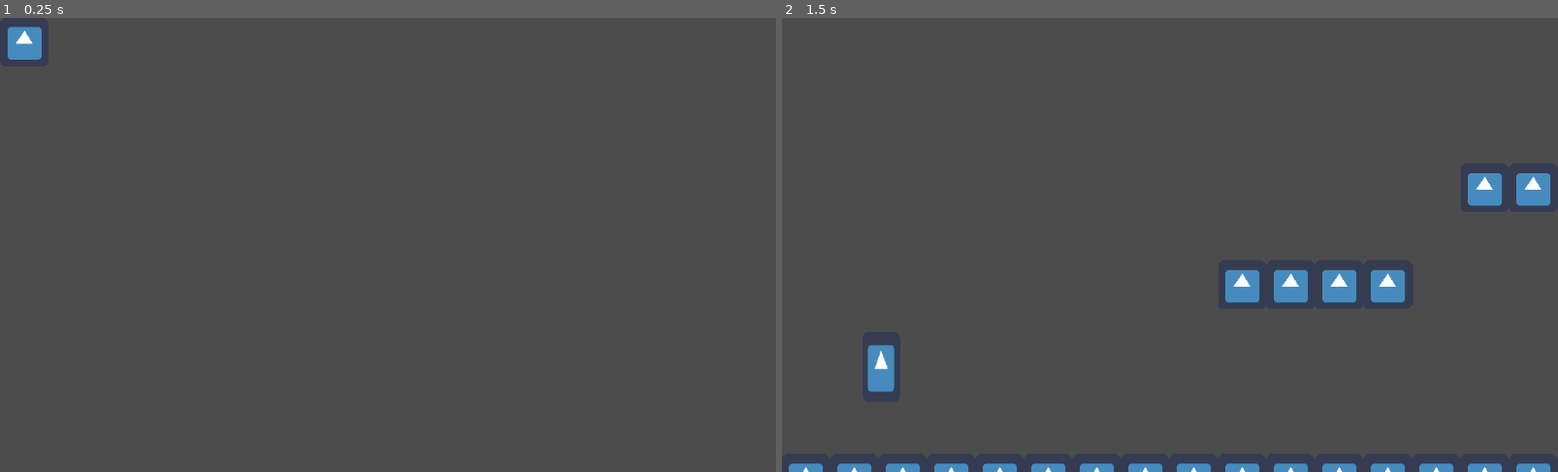
Above: before the commit, frames 1-2 (left to right).
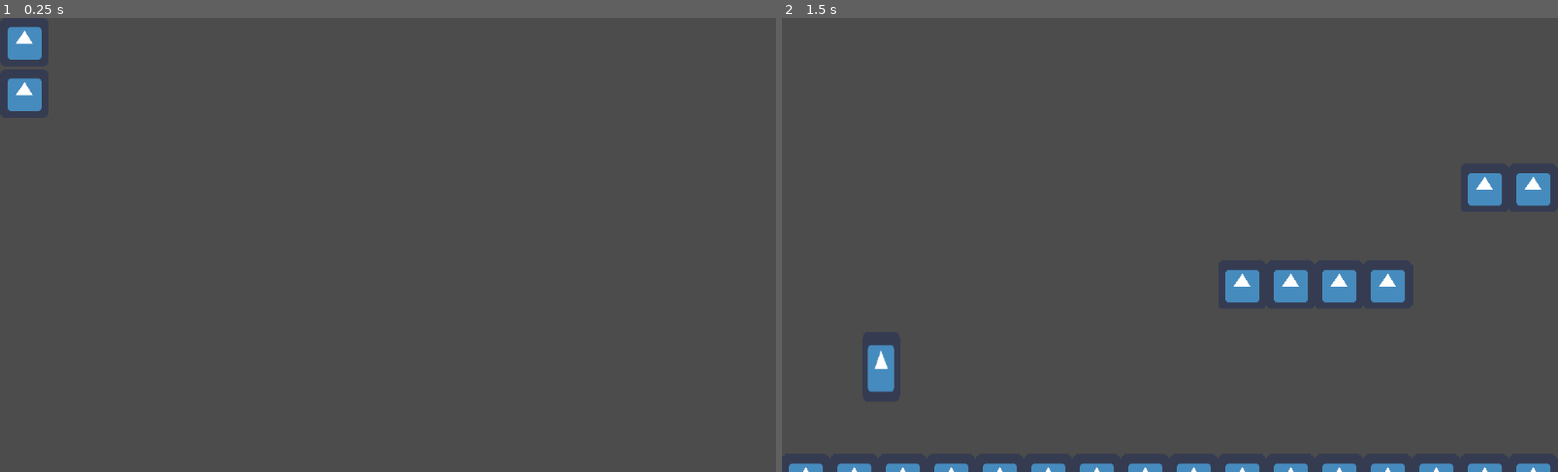
Above: after the commit, the same moments.

Repository: c0vvb0yy/jame-gam-18
Game: Godot game, scene res://src/menus/MainMenu.tscn
Two runs of this game, one before a commit and one after it. Both use one fixed random seed, a clock stepped at 60 frames per second and the inputs below. The project has no main scene, so this scene is started directly. The engine's default icon, where the game draws it, is replaced by a stand-in: a white triangle on a blue panel in a dark square.
Inputs (mouse positions are in pixels of both pictures, inside the frame that each line leads up to):
- Up to frame 1 (0.25 s): no input
- Up to frame 2 (1.5 s): click (805, 40) at 0.5 s; tap Enter at 1.25 s; hold D (move_right) from 1.28 s (still down)

The runs differ from the first frame. In frame 1, 0.3% of the frame differs, in the area x 1-6%, y 13-21%; in frame 2, nothing differs.

Commit message:
QUIT WHILE YOU STILL CAN HEATHENS

Diff:
--- a/src/menus/MainMenu.gd
+++ b/src/menus/MainMenu.gd
@@ -3,15 +3,10 @@
 
 
 
-# Called when the node enters the scene tree for the first time.
-func _ready() -> void:
-	pass # Replace with function body.
-
-
-# Called every frame. 'delta' is the elapsed time since the previous frame.
-#func _process(delta: float) -> void:
-#	pass
-
 
 func _on_LevelSelectButton_button_up() -> void:
 	get_tree().change_scene("res://src/Base.tscn")
+
+
+func _on_QuitButton_button_up() -> void:
+	get_tree().quit()
--- a/src/menus/MainMenu.tscn
+++ b/src/menus/MainMenu.tscn
@@ -15,4 +15,11 @@
 margin_bottom = 64.0
 texture_normal = ExtResource( 2 )
 
+[node name="QuitButton" type="TextureButton" parent="VBoxContainer"]
+margin_top = 68.0
+margin_right = 64.0
+margin_bottom = 132.0
+texture_normal = ExtResource( 2 )
+
 [connection signal="button_up" from="VBoxContainer/LevelSelectButton" to="." method="_on_LevelSelectButton_button_up"]
+[connection signal="button_up" from="VBoxContainer/QuitButton" to="." method="_on_QuitButton_button_up"]
